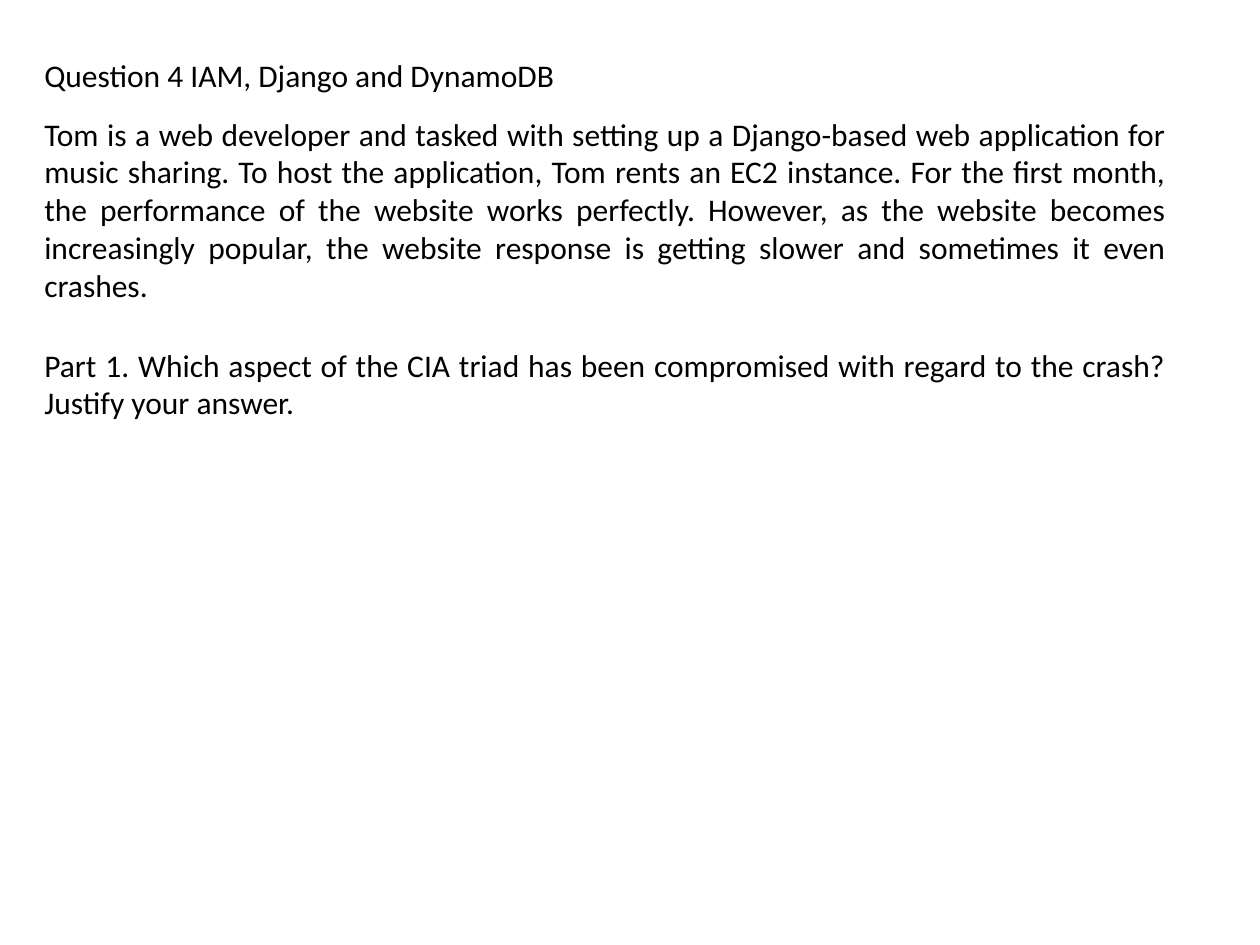
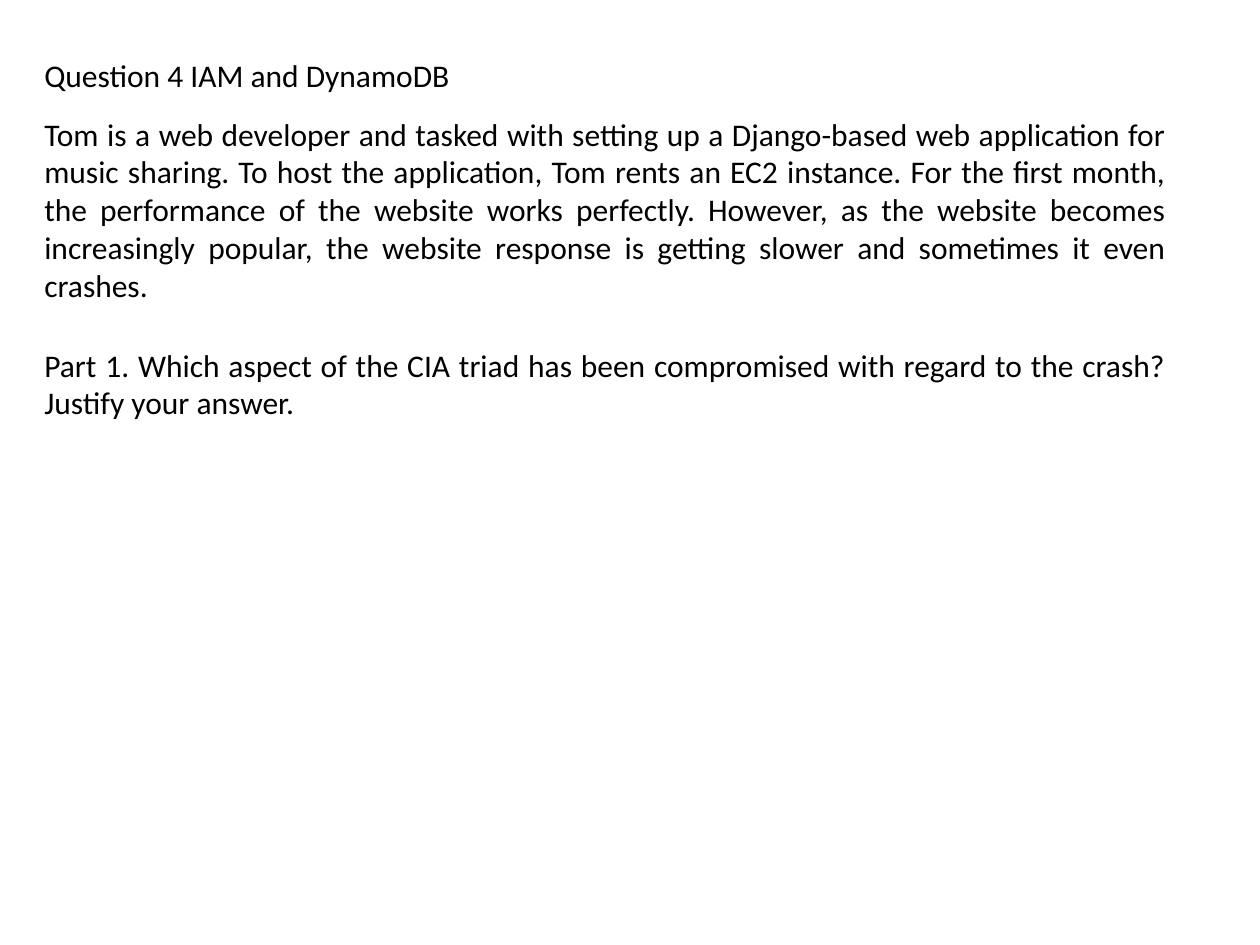
Before and after one commit to zhangzhics/CITS5503_Sem2, a slide deck: slide 67 of Lectures2024/CITS5503APIGateway_week12.pptx. Drawn at 1260x945 pixels with LibreOffice and Linux fonts; fonts in the diff are those of the drawing. Boxes give left, top, right and bottom in pixels: in the first picture for what was removed or moved away, otherwise in the second. Text is boxed around its words. In the diff, an @@ line names an element or a change of style, - is before the commit and + after.

Commit message:
typos corrected in week 12

```diff
--- a/Lectures2024/CITS5503APIGateway_week12.pptx
+++ b/Lectures2024/CITS5503APIGateway_week12.pptx
@@ text at (x1=44, y1=65, x2=449, y2=92): text changed @@
-Question 4 IAM, Django and DynamoDB
+Question 4 IAM and DynamoDB
```
Also in this commit, not shown: 10 other slides changed.
